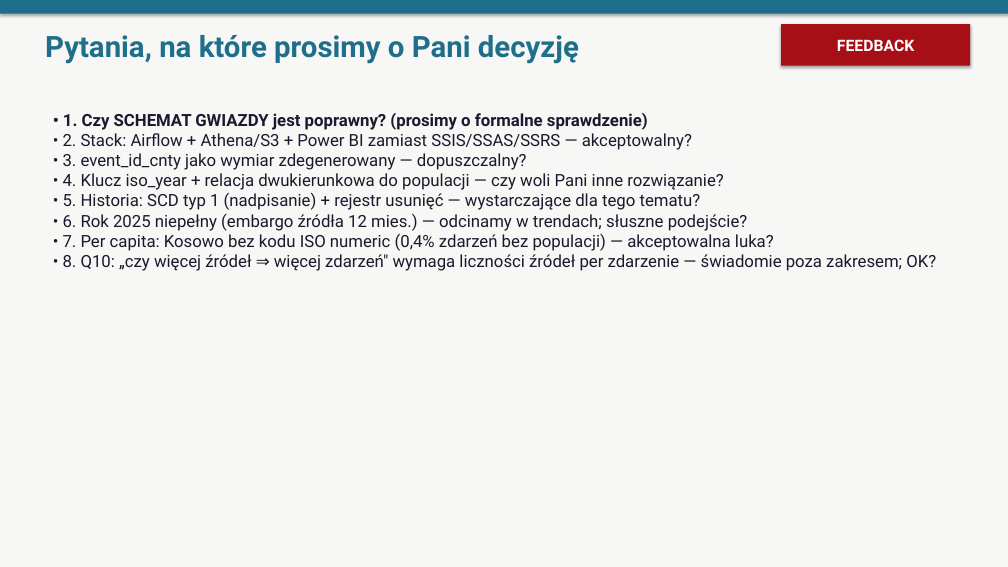
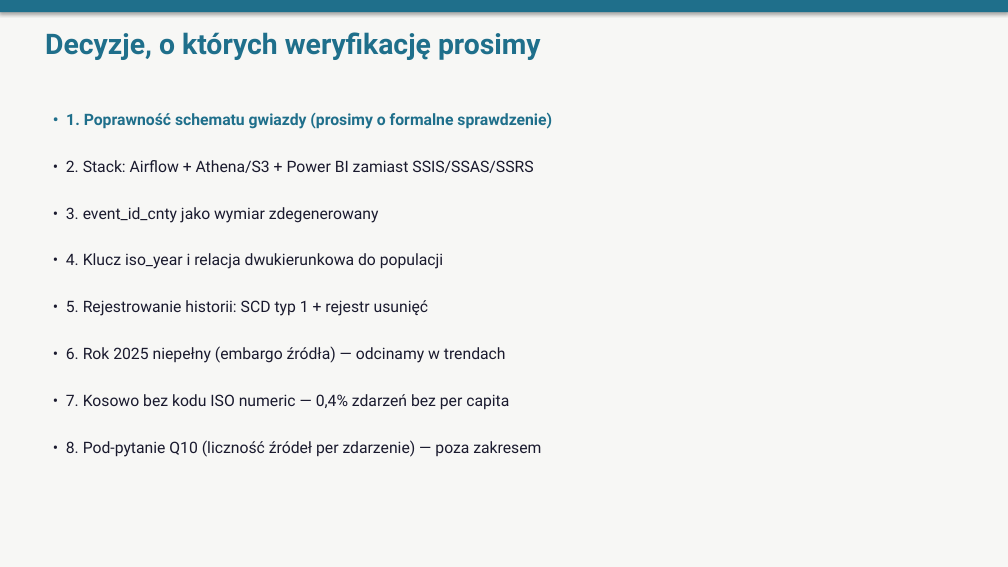
Before and after one commit to oskarfightingthekube/acled-etl-dashboard, a slide deck: slide 13 of docs/prezentacja_obrona.pptx (slide 15 before the commit). Drawn at 1008x567 pixels with LibreOffice and Linux fonts; fonts in the diff are those of the drawing. Boxes give left, top, right and bottom in pixels: in the first picture for what was removed or moved away, otherwise in the second. Text is boxed around its words. In the diff, an @@ line names an element or a change of style, - is before the commit and + after.

```diff
--- a/docs/prezentacja_obrona.pptx
+++ b/docs/prezentacja_obrona.pptx
@@ rectangle removed at (781, 24, 970, 66) @@
-FEEDBACK
@@ text removed at (45, 35, 579, 64) @@
-Pytania, na które prosimy o Pani decyzję
@@ text added at (45, 32, 541, 60), 27 pt, text #1F6F8B, bold @@
+Decyzje, o których weryfikację prosimy
@@ text removed at (63, 113, 936, 271) @@
-• 1. Czy SCHEMAT GWIAZDY jest poprawny? (prosimy o formalne sprawdzenie)
-• 2. Stack: Airflow + Athena/S3 + Power BI zamiast SSIS/SSAS/SSRS — akceptowalny?
-• 3. event_id_cnty jako wymiar zdegenerowany — dopuszczalny?
-• 4. Klucz iso_year + relacja dwukierunkowa do populacji — czy woli Pani inne rozwiązanie?
-• 5. Historia: SCD typ 1 (nadpisanie) + rejestr usunięć — wystarczające dla tego tematu?
-• 6. Rok 2025 niepełny (embargo źródła 12 mies.) — odcinamy w trendach; słuszne podejście?
-• 7. Per capita: Kosowo bez kodu ISO numeric (0,4% zdarzeń bez populacji) — akceptowalna luka?
-• 8. Q10: „czy więcej źródeł ⇒ więcej zdarzeń" wymaga liczności źródeł per zdarzenie — świadomie poza zakresem; OK?
@@ text added at (66, 113, 552, 129), 15 pt, text #1F6F8B, bold @@
+• 1. Poprawność schematu gwiazdy (prosimy o formalne sprawdzenie)
@@ text added at (66, 160, 533, 173), 15 pt, text #1A1A2E @@
+• 2. Stack: Airflow + Athena/S3 + Power BI zamiast SSIS/SSAS/SSRS
@@ text added at (66, 207, 379, 223), 15 pt, text #1A1A2E @@
+• 3. event_id_cnty jako wymiar zdegenerowany
@@ text added at (66, 253, 443, 269), 15 pt, text #1A1A2E @@
+• 4. Klucz iso_year i relacja dwukierunkowa do populacji
@@ text added at (66, 300, 429, 316), 15 pt, text #1A1A2E @@
+• 5. Rejestrowanie historii: SCD typ 1 + rejestr usunięć
@@ text added at (66, 346, 506, 363), 15 pt, text #1A1A2E @@
+• 6. Rok 2025 niepełny (embargo źródła) — odcinamy w trendach
@@ text added at (66, 394, 509, 410), 15 pt, text #1A1A2E @@
+• 7. Kosowo bez kodu ISO numeric — 0,4% zdarzeń bez per capita
@@ text added at (66, 440, 541, 457), 15 pt, text #1A1A2E @@
+• 8. Pod-pytanie Q10 (liczność źródeł per zdarzenie) — poza zakresem
```
Also in this commit, not shown: 9 other slides changed, 4 slides added, 6 slides removed.
